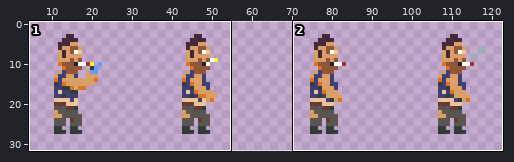
A sprite sheet gets an edit: assets/entities/bum_smoke.png. Above: a wide view before the commit, with the close-up outlined.
Close-up. Before:
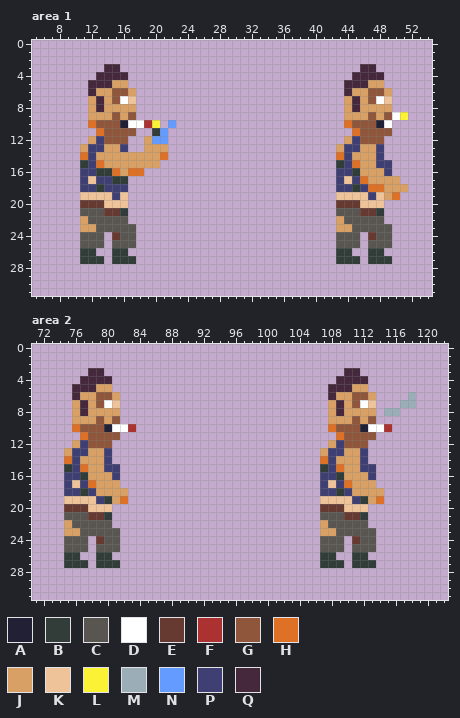
The file is 128x32 pixels. Shown: area 1: x 5..54, y 0..31; area 2: x 71..122, y 0..31. The wide view leaves out empty margins.
Palette (. is transparent): A #222034  B #323c39  C #595652  D #ffffff  E #663931  F #ac3232  G #8f563b  H #df7126  J #d9a066  K #eec39a  L #fbf236  M #9badb7  N #639bff  P #3f3f74  Q #45283c
The same view after the edit:
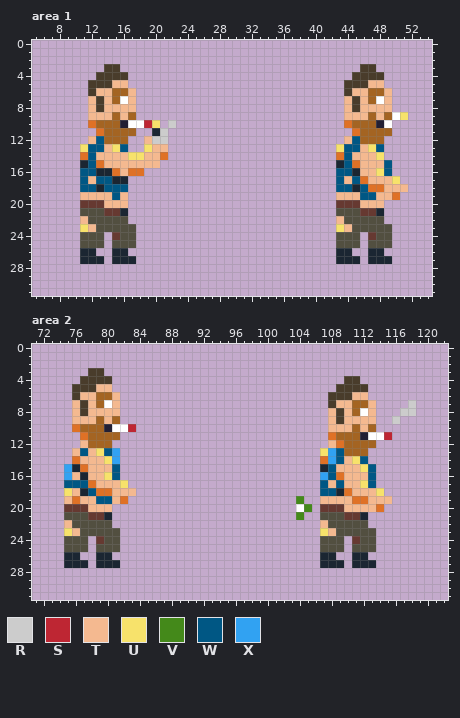
Colours new in this view: R #cccccc  S #be2633  T #f4b990  U #f7e26b  V #44891a  W #005784  X #31a2f2
The exact change:
colour B: #323c39 -> #1b2632
colour C: #595652 -> #524f40
colour G: #8f563b -> #a46422
colour Q: #45283c -> #493c2b
Changed rows in their new state; - is a pixel that keeps its letter.
Area 1:
first column x 11:
 5 ----TT------------------------------TT---
 6 --TT--T---------------------------TT--T--
 7 -T-T--T--------------------------T-T--T--
 8 -T-TTTT--------------------------T-TTTT--
 9 -TTT-T---------------------------TTT-T--U
10 --------SU-R-----------------------------
11 ----------R------------------------------
12 -TW-----TRR----------------------TW------
13 UWWTUW--UTT---------------------UWWTUW---
14 -WTTTTUUTT-----------------------WTTTU---
15 -W-TTTTTTT-----------------------W-TTTW--
16 WW---T--------------------------WW-TTUW--
17 WTWW----------------------------WTW-TTTU-
18 WW-WWW--------------------------WW-W--TTT
19 TTTTWT--------------------------TTTWWTT--
20 ---TTT-----------------------------TTT---
22 T-------------------------------T--------
23 UT------------------------------UT-------
Area 2:
first column x 75:
 3 -----------------------------------..-------
 4 ----------------------------------.--.------
 5 ----TT---------------------------.--QQ------
 6 --TT--T---------------------------QQTT.----.
 7 -T-T--T--------------------------QTT-GT---.R
 8 -T-TTTT--------------------------T-TGDT-..RR
 9 -TTT-T---------------------------TQTTTT--R--
10 --------S------------------------TTT-TG..---
11 ---------------------------------HG--ADDS---
12 -.T------------------------------TH---G-----
13 .TWTUWX-------------------------UXWGGG------
14 .HTTTUX--------------------------XWTUW------
15 XB-TTTW--------------------------WTTTUW-----
16 XT-TTUW-------------------------XWHTTTW-----
17 WWW-TTTU------------------------WTWTTUW-----
18 UT-WHHTTT-----------------------WW-HTTTU----
19 THTTWWT----------------------V--TTTTHHTTT---
20 ---TTT-----------------------DV----TTTTH----
21 -----------------------------V--------------
22 T-------------------------------T-----------
23 UT------------------------------UT----------
Changed places in both close-ups, as pixel boxes (x1, y1, x2, y2):
changed: (80, 64, 176, 264)
changed: (336, 64, 408, 264)
changed: (64, 368, 136, 568)
changed: (296, 368, 416, 568)
